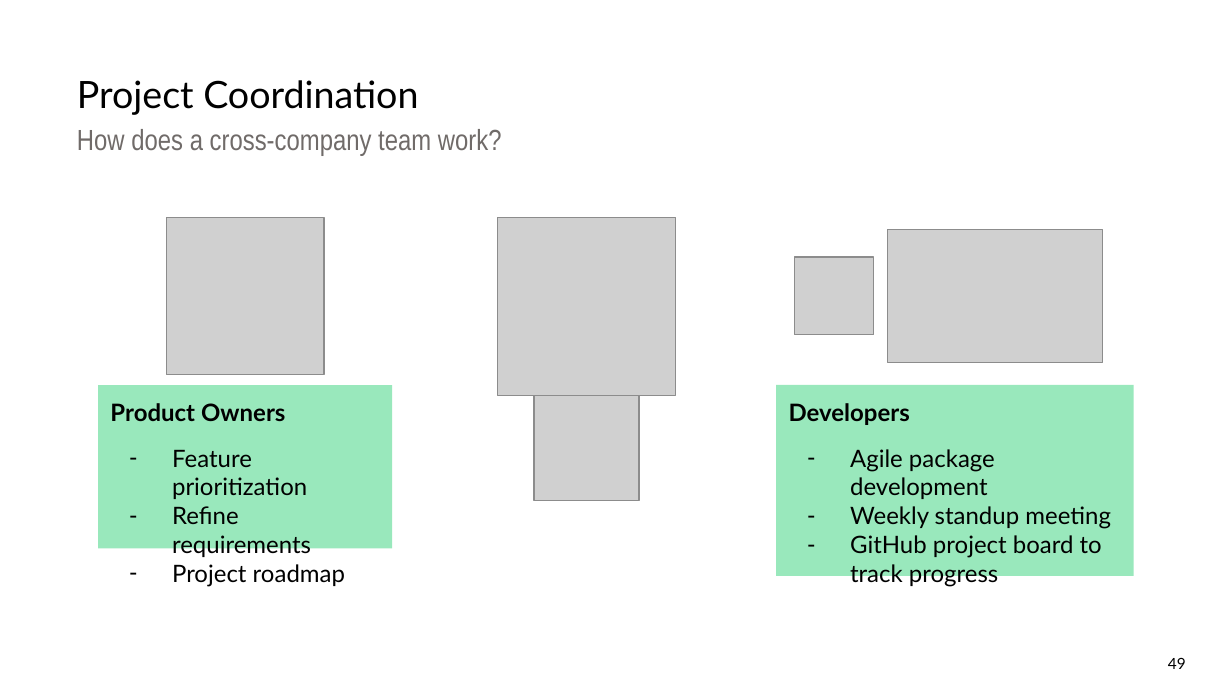
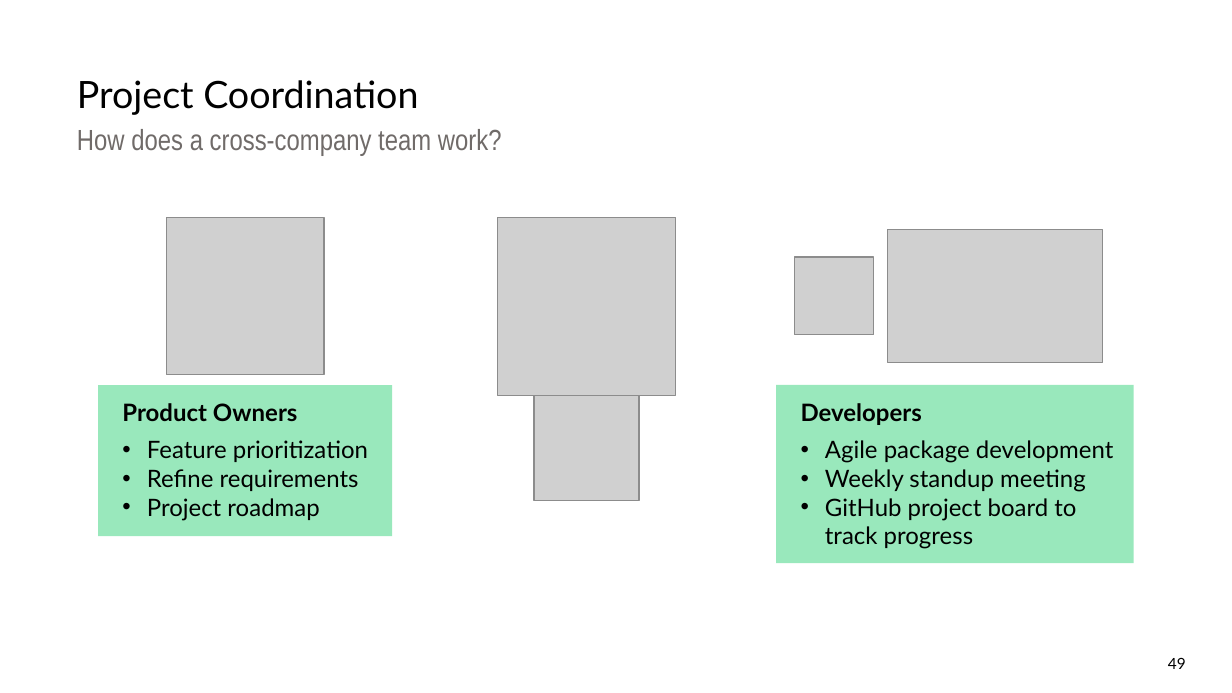
Before and after one commit to pharmaverse/cardinal, a slide deck: slide 49 of quarto/assets/resources/RinPharma_Workshop_2023.pptx. Drawn at 1232x693 pixels with LibreOffice and Linux fonts; fonts in the diff are those of the drawing; grey boxes stand for pictures. Boxes give left, top, right and bottom in pixels: in the first picture for what was removed or moved away, otherwise in the second. Text is boxed around its words. In the diff, an @@ line names an element or a change of style, - is before the commit and + after.

Commit message:
Clean up slides for .pptx format

```diff
--- a/quarto/assets/resources/RinPharma_Workshop_2023.pptx
+++ b/quarto/assets/resources/RinPharma_Workshop_2023.pptx
@@ rectangle "Product Owners" at [99, 386, 393, 537]: indent changed; more space between paragraphs; bullet - to •; less space between paragraphs @@
@@ rectangle "Product Owners": place and size @@
-rectangle "Product Owners" at [99, 386, 393, 549]
+rectangle "Product Owners" at [99, 386, 393, 537]
@@ rectangle "Developers": place and size @@
-rectangle "Developers" at [776, 386, 1133, 577]
+rectangle "Developers" at [776, 386, 1133, 564]
@@ rectangle "Developers" at [776, 386, 1133, 564]: indent changed; more space between paragraphs; bullet - to •; less space between paragraphs @@
```
Also in this commit, not shown: 28 other slides changed.
